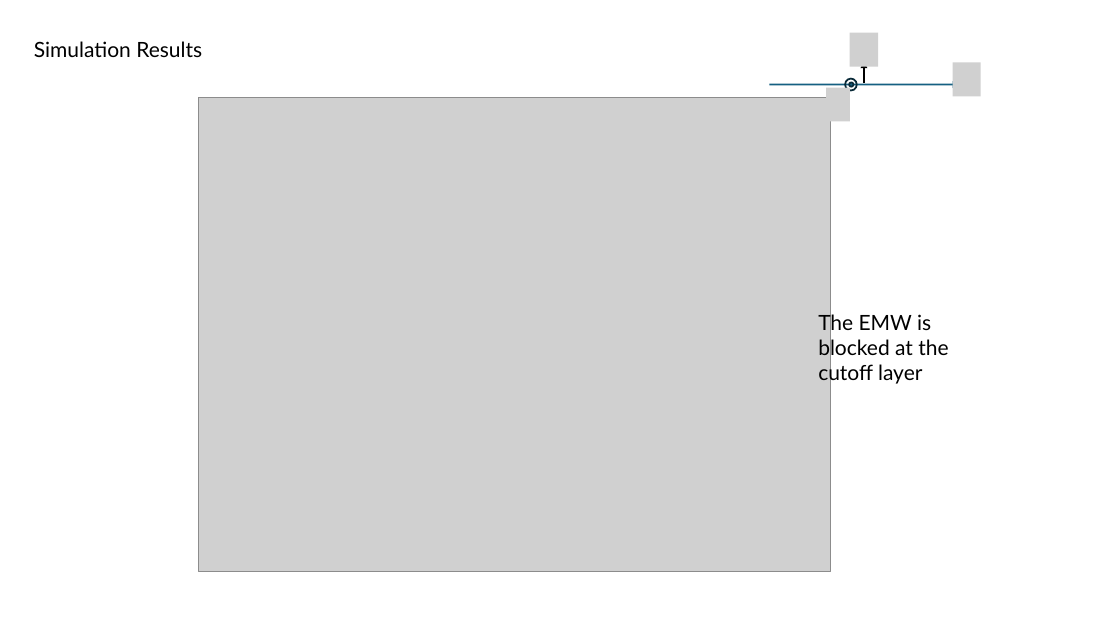
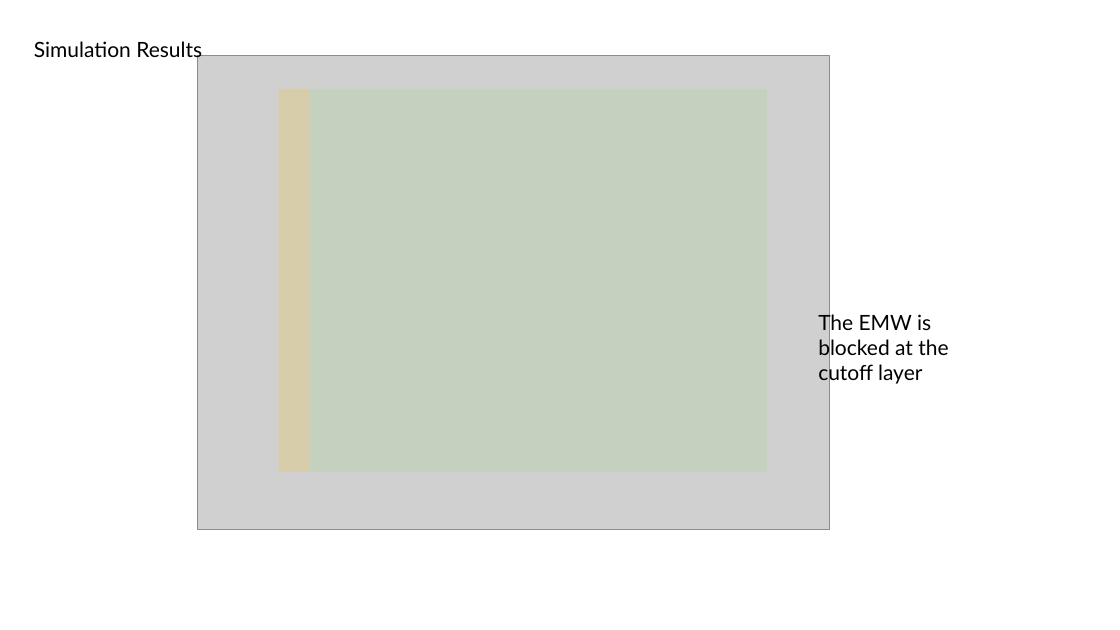
Before and after one commit to USTC-star/computer_share, a slide deck: slide 11 of 1D full wave simulation in magnetic plasma.pptx (slide 8 before the commit). Drawn at 1120x630 pixels with LibreOffice and Linux fonts; fonts in the diff are those of the drawing; grey boxes stand for pictures. Boxes give left, top, right and bottom in pixels: in the first picture for what was removed or moved away, otherwise in the second. Text is boxed around its words. In the diff, an @@ line names an element or a change of style, - is before the commit and + after.

```diff
--- a/1D full wave simulation in magnetic plasma.pptx
+++ b/1D full wave simulation in magnetic plasma.pptx
@@ picture: place and size @@
-picture at <box>199,97,831,571</box>
+picture at <box>197,55,829,529</box>
@@ rectangle added at <box>279,89,310,472</box>, fill #FFC000 at 18% opacity @@
@@ rectangle added at <box>310,89,767,472</box>, fill #8ED973 at 18% opacity @@
@@ group removed at <box>770,33,981,121</box>: 3 pictures, 2 arrows, 2 ellipses @@
```
Also in this commit, not shown: 7 other slides changed, 3 slides added.
